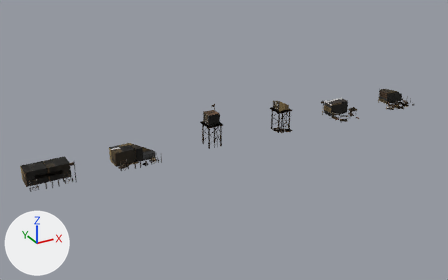
An edit to the glTF model src/assets/battle/rts/rts-bronze-monsoon.glb, drawn before and after from the same camera.
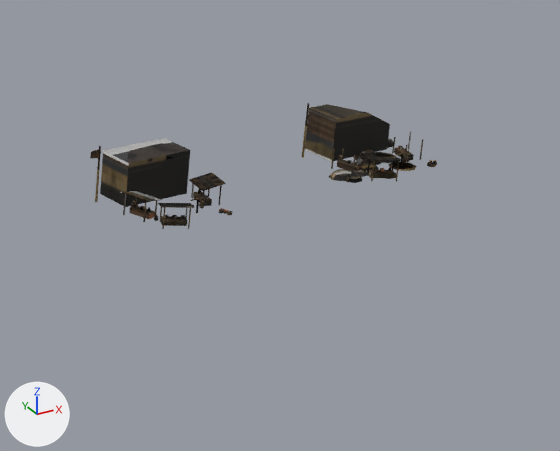
The first picture shows the older version from a 50 mm camera at (-3.68, -18.51, 9.34) aimed at (6.54, 0.07, 0.05). The close-ups show the older and then the newer version on the part from 66% to 100% of the width and 22% to 65% of the height of that picture. Only the edits that show in the close-ups are written down. The axes (+X, +Y, +Z) are drawn at lower left. The lights are the same throughout. Where no turn or scale is listed for an object, it has been applied to the vertices. Vertices at exactly the same position are counted once.
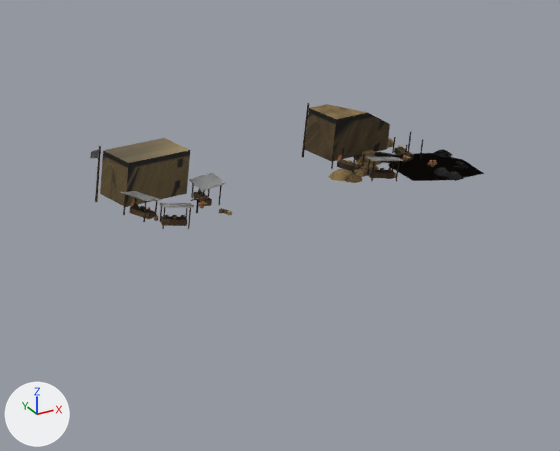
Where the newer file only moved an object's origin or applied its transform, the numbers keep the older frame.

What changed in the scene script:
```text
Change mat_town:
    where n3 = _N.new('ShaderNodeMapping'); n3.name = 'Mapping'
    n3.inputs[1].default_value: (0.0008, -14.01, 0.0) -> (0.0008, -13.99, 0.0)  # 'Location'
    n3.inputs[3].default_value: (15.98, 15.01, 1.0) -> (15.97, 14.99, 1.0)  # 'Scale'
Change mat_team:
    where n3 = _N.new('ShaderNodeMapping'); n3.name = 'Mapping'
    n3.inputs[3].default_value: (15.97, 14.99, 1.0) -> (15.89, 14.63, 1.0)  # 'Scale'
Change me_mesh_12:
    where me_mesh_12.from_pydata(...)  # 1075 vertices, 1868 faces; spans x 0.018..1.467, y -1.356..0.0, z 0.005..0.665
    used by ob_mesh_12; location = (11.169, 0.63, -0.005)
    me_mesh_12 part 1: texture (UV) coordinates of 1867 of 1868 faces, centred in x 0.028..1.437, y -1.312..-0.01, z 0.005..0.665, changed; they spanned u 0.0..0.06, v 0.94..1.0 and now span u 0.0..0.06, v 0.94..1.0
Change me_mesh_14:
    where me_mesh_14.from_pydata(...)  # 41 vertices, 54 faces; spans x 0.018..1.261, y -0.46..0.0, z 0.005..0.665
    used by ob_mesh_14; location = (11.169, 0.63, -0.005)
    me_mesh_14 part 2: 48 kept faces spanning x 0.018..1.261, y -0.46..0.0, z 0.005..0.665 get new texture (UV) coordinates
Change me_mesh_15:
    used by ob_mesh_15; location = (14.169, 0.63, -0.005)
    remove me_mesh_15.from_pydata(...)  # 1313 vertices, 2232 faces; spans x 0.0..1.51, y -1.36..0.0, z 0.0..0.67
    add me_mesh_15.from_pydata(...)  # 1360 vertices, 2289 faces; spans x 0.0..1.81, y -1.62..0.0, z 0.0..0.67
    me_mesh_15 part 3
    17 vertices are removed from x 0.28..1.33, y -1.22..-0.6, z 0.0
    123 faces are deleted
    64 vertices are added at x 0.28..1.81, y -1.62..-0.6, z 0.01..0.09
    180 new faces join them, mat_town
    me_mesh_15 part 4: 1991 kept faces spanning x 0.0..1.51, y -1.36..0.0, z 0.0..0.67 get new texture (UV) coordinates
Change me_mesh_17:
    used by ob_mesh_17; location = (14.169, 0.63, -0.005)
    remove me_mesh_17.from_pydata(...)  # 22 vertices, 32 faces; spans x 0.199..1.261, y -0.46..0.0, z 0.005..0.665
    add me_mesh_17.from_pydata(...)  # 29 vertices, 37 faces; spans x 0.199..1.778, y -1.62..0.0, z 0.005..0.665
    me_mesh_17 part 5: 28 kept faces spanning x 0.199..1.261, y -0.46..0.0, z 0.005..0.665 get new texture (UV) coordinates
    edits to the shape of me_mesh_17 do not show in these pictures
```

Changed parts and their boxes [x1, y1, x2, y2] in the close-ups (560 x 451 px; the box of a moved part takes in the faces that stretch with it):
'Mesh_14', surface changed
    both: [100, 138, 190, 207]
'Mesh_15', surface changed, reshaped (35% wider)
    before: [302, 103, 437, 183]
    after: [302, 103, 484, 183]
'Mesh_17', surface changed
    both: [305, 104, 390, 162]
'Mesh_12', surface changed
    both: [90, 147, 232, 228]
part 2 of me_mesh_14, surface changed (grey to brown)
    both: [100, 138, 189, 206]
part 3 of me_mesh_15, moved or reshaped
    before: [337, 148, 431, 178]
    after: [337, 148, 484, 181]
part 4 of me_mesh_15, surface changed
    both: [302, 105, 437, 183]
